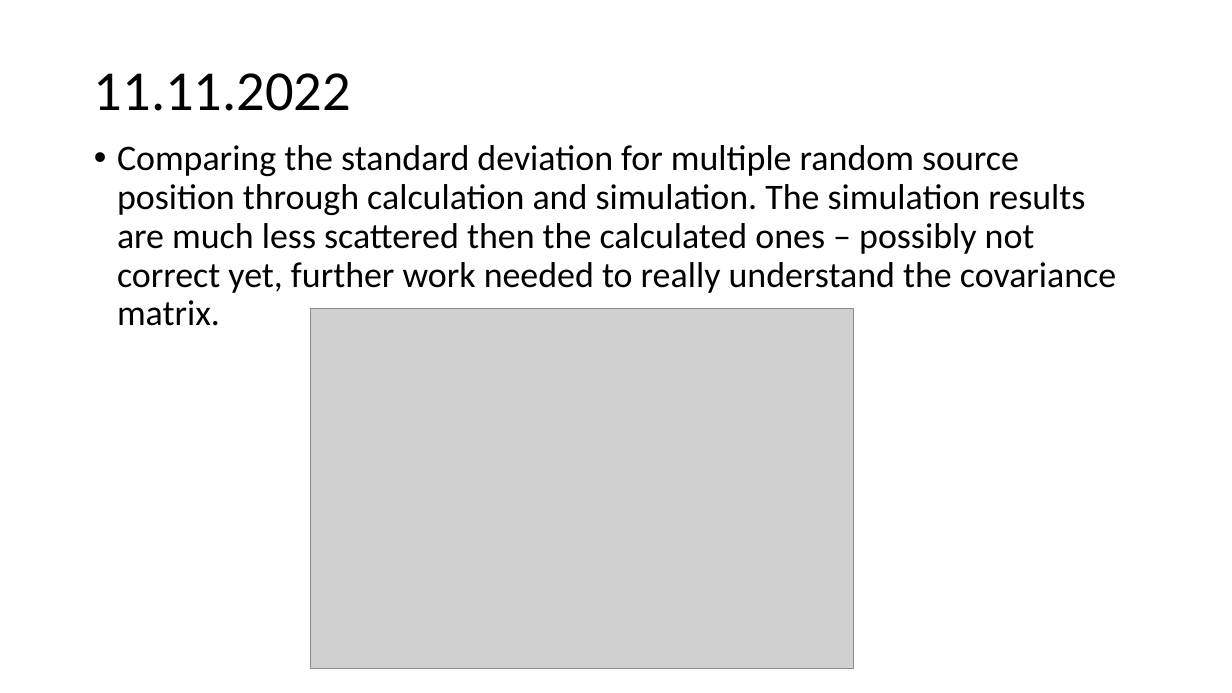
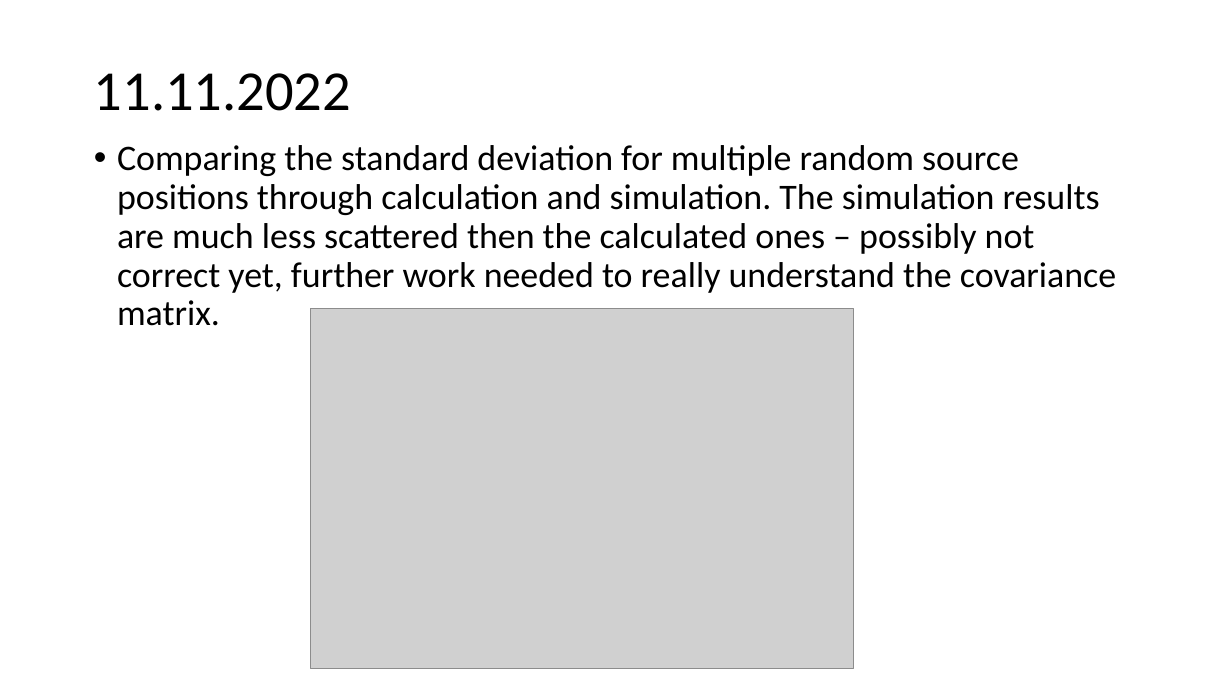
Before and after one commit to urhtrinko/DroneRadioactivity_student_job, a slide deck: slide 7 of reports/work_diary.pptx. Drawn at 1232x693 pixels with LibreOffice and Linux fonts; fonts in the diff are those of the drawing; grey boxes stand for pictures. Boxes give left, top, right and bottom in pixels: in the first picture for what was removed or moved away, otherwise in the second. Text is boxed around its words. In the diff, an @@ line names an element or a change of style, - is before the commit and + after.

Commit message:
Work on simple single source

```diff
--- a/reports/work_diary.pptx
+++ b/reports/work_diary.pptx
@@ text at [117,145,1116,326]: text changed @@
-• Comparing the standard deviation for multiple random source position through calculation and simulation. The simulation results are much less scattered then the calculated ones – possibly not correct yet, further work needed to really understand the covariance matrix.
+• Comparing the standard deviation for multiple random source positions through calculation and simulation. The simulation results are much less scattered then the calculated ones – possibly not correct yet, further work needed to really understand the covariance matrix.
```
Also in this commit, not shown: 1 other slide changed, 2 slides added, 4 other files.
